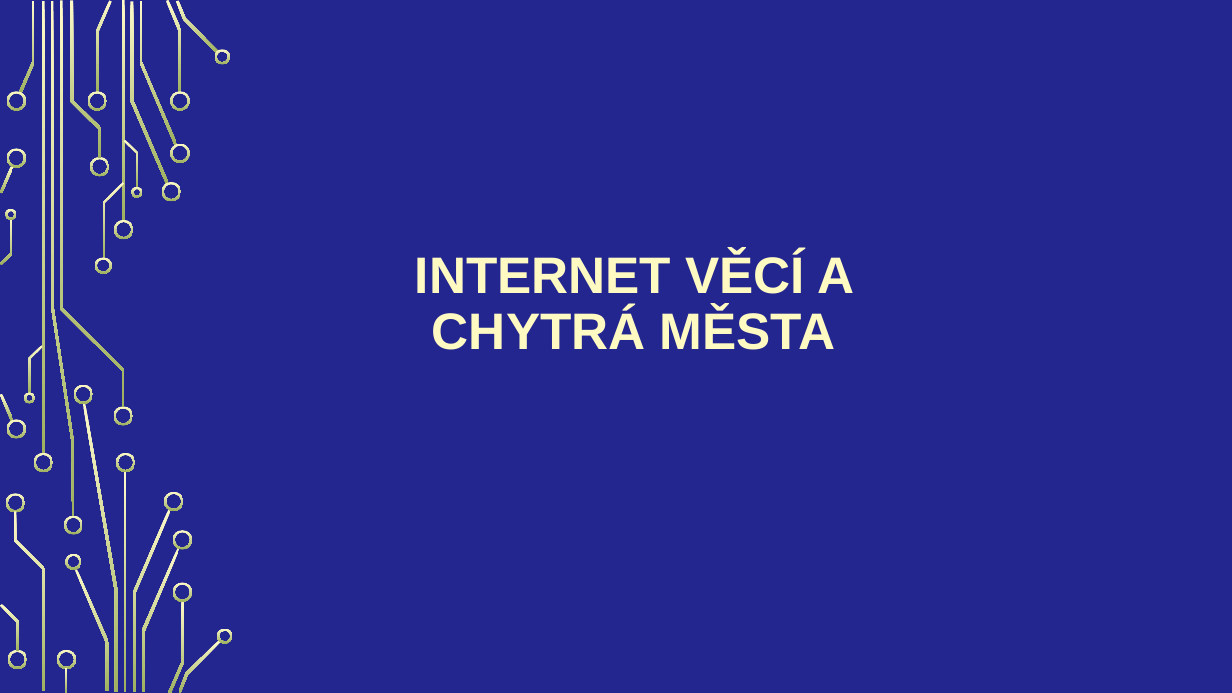
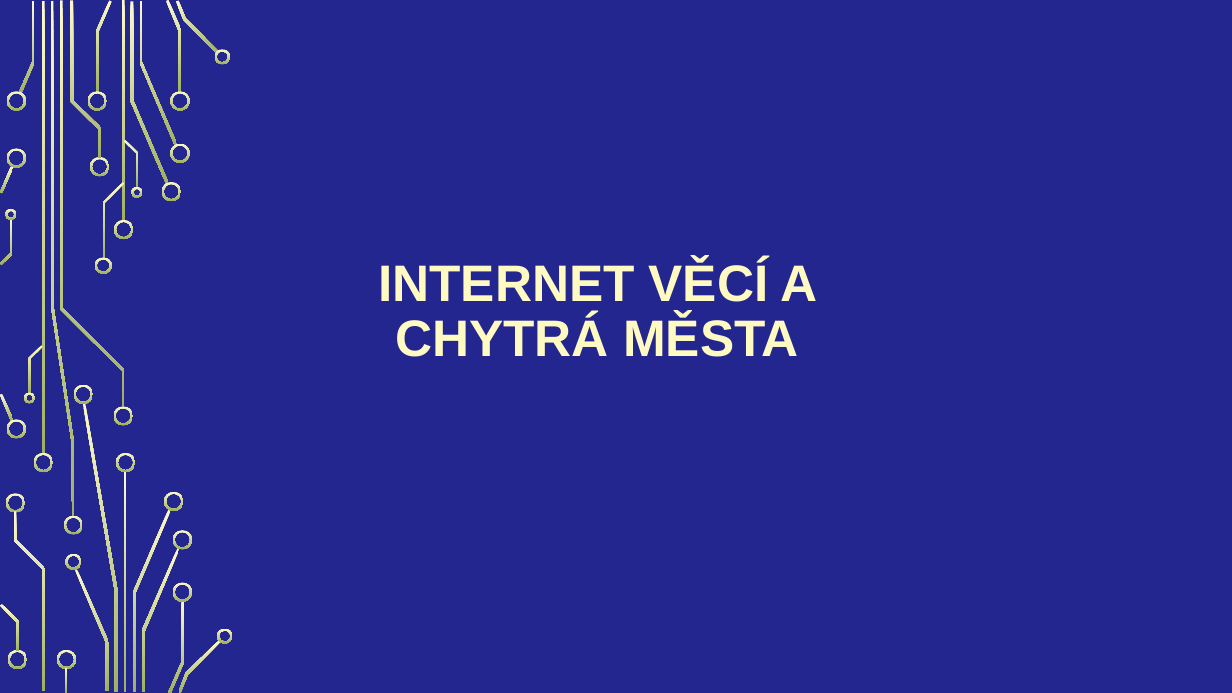
Before and after one commit to Vojta2809/Internet-v-c-a-chytr-m-sta, a slide deck: slide 1 of langsadl.pptx. Drawn at 1232x693 pixels with LibreOffice and Linux fonts; fonts in the diff are those of the drawing; background and template pictures are left out. Boxes give left, top, right and bottom in pixels: in the first picture for what was removed or moved away, otherwise in the second. Text is boxed around its words. In the diff, an @@ line names an element or a change of style, - is before the commit and + after.

```diff
--- a/langsadl.pptx
+++ b/langsadl.pptx
@@ title "INTERNET VĚCÍ A CHYTRÁ MĚSTA": place and size @@
-title "INTERNET VĚCÍ A CHYTRÁ MĚSTA" at (415, 252, 854, 350)
+title "INTERNET VĚCÍ A CHYTRÁ MĚSTA" at (378, 260, 818, 357)
```
Also in this commit, not shown: 9 other slides changed, 3 slides added, 2 slides removed.
